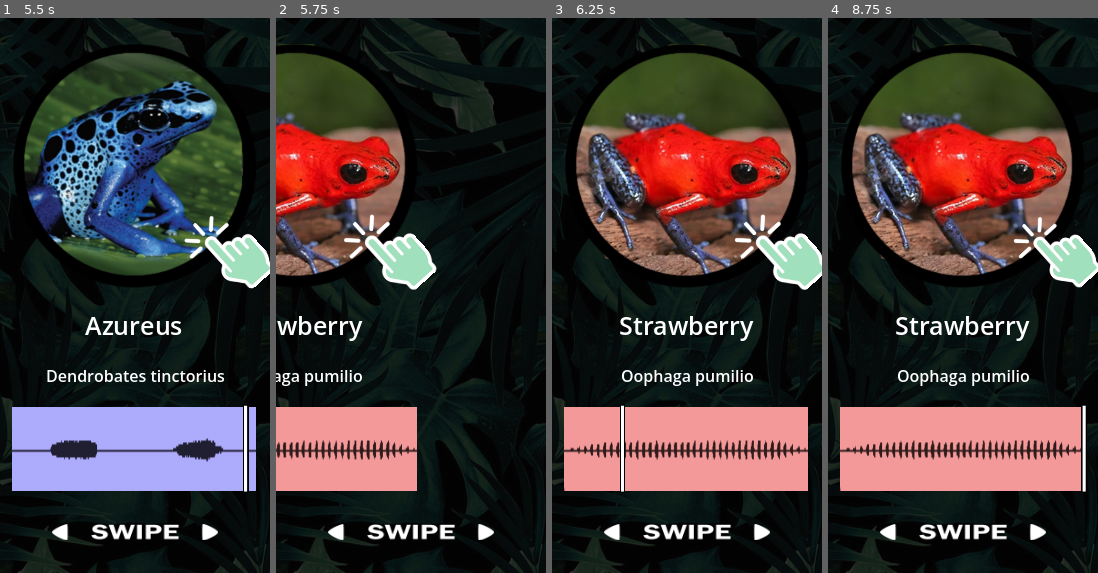
Above: before the commit, frames 1-4 (left to right).
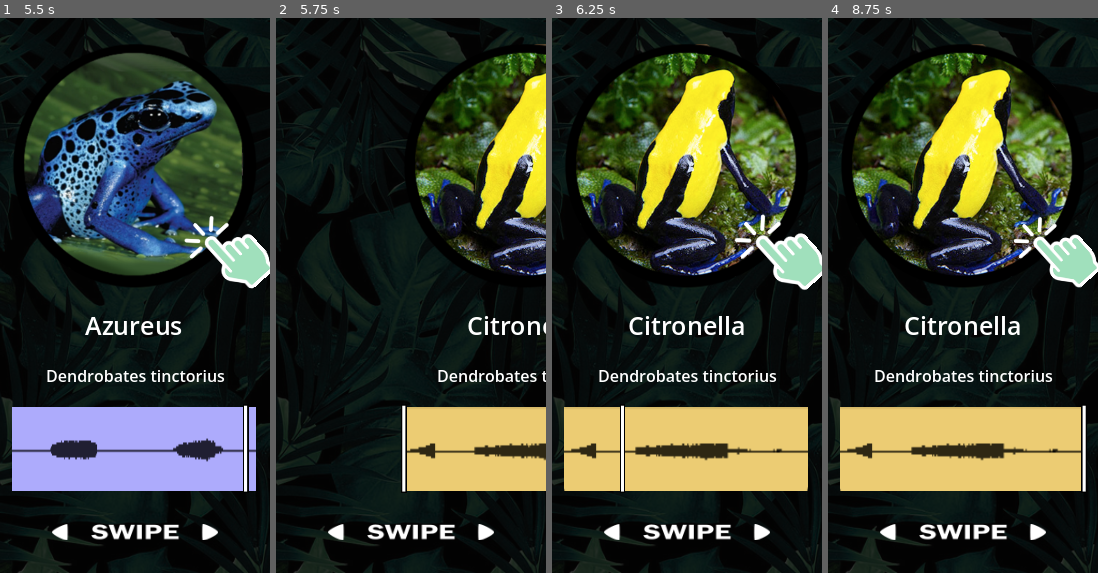
Above: after the commit, the same moments.

Repository: dbarkowsky/frog-demo
Game: Godot game, scene res://main.tscn
The game is run twice, just before and just after one commit, with the same random seed, the same clock (stepped at 60 frames per second) and the same inputs.
Inputs (mouse positions are in pixels of both pictures, inside the frame that each line leads up to):
- Up to frame 1 (5.5 s): click (135, 173) at 0.5 s; click (135, 173) at 1.25 s; click (135, 173) at 2 s; move the mouse to (121, 406) at 2.77 s; click (121, 406) at 2.92 s; drag from (216, 378) to (121, 406) at 3.52 s; move the mouse to (54, 212) at 4.27 s; click (54, 212) at 4.42 s; drag from (148, 295) to (54, 212) at 5.02 s
- Up to frame 2 (5.75 s): no input
- Up to frame 3 (6.25 s): move the mouse to (646, 156) at 5.77 s; click (646, 156) at 5.92 s
- Up to frame 4 (8.75 s): drag from (1022, 267) to (922, 156) at 6.52 s; move the mouse to (909, 323) at 7.27 s; click (909, 323) at 7.42 s; drag from (990, 173) to (909, 323) at 8.02 s

Frame 1 is identical in both runs. In frame 2, 46% of the frame differs, in the area x 0-100%, y 4-86%; in frame 3, 39%; in frame 4, 39%.

Commit message:
change swipe direction

Diff:
--- a/scripts/main.gd
+++ b/scripts/main.gd
@@ -24,7 +24,7 @@
 						tween.set_parallel()
 						tween.set_trans(Tween.TRANS_QUAD)
 						tween.set_ease(Tween.EASE_OUT)
-						if swipe_vector.x > 0:
+						if swipe_vector.x <= 0:
 							print("Swiped Right")
 							# User is trying to pan left
 							# Delete left frog
